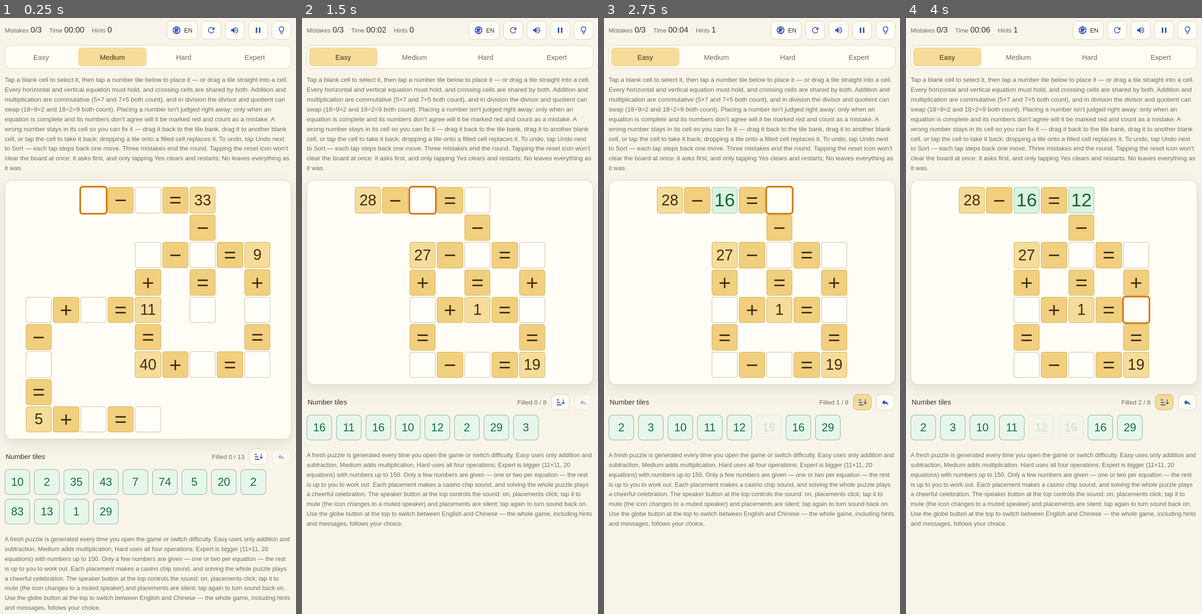
Above: before the commit, frames 1-4 (left to right).
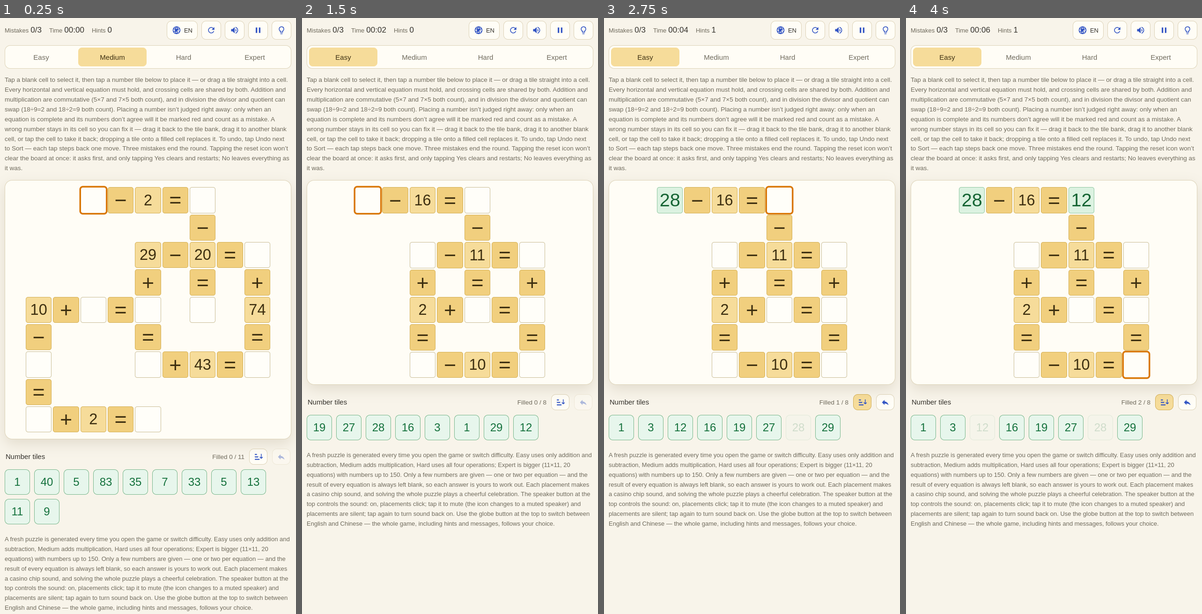
Above: after the commit, the same moments.

Repository: JeffXiao/number-board-game
Game: browser game, page index.html
Same seed, same stepped clock (60 frames per second), same inputs: the game is played once before the commit and once after it.
Inputs (mouse positions are in pixels of both pictures, inside the frame that each line leads up to):
- Up to frame 1 (0.25 s): no input
- Up to frame 2 (1.5 s): click "Easy" at 0.27 s; click (450, 304) at 1.07 s; click "Empty cell" at 1.27 s
- Up to frame 3 (2.75 s): click (695, 262) at 1.67 s; click "Hint: fill in one correct num…" at 1.87 s; press the mouse at (808, 250) at 2.27 s; release the mouse at (752, 244) at 2.4 s; click "Sort tiles from smallest to l…" at 2.47 s
- Up to frame 4 (4 s): click (1095, 321) at 2.87 s; click "12" at 3.07 s; click (982, 333) at 3.47 s; click "Empty cell" at 3.67 s

The runs differ from the first frame. In frame 1, 6.8% of the frame differs, in the area x 1-98%, y 28-100%; in frame 2, 5.1%; in frame 3, 5.0%; in frame 4, 5.2%.

Commit message:
Hide equation results on all difficulties

Diff:
--- a/index.html
+++ b/index.html
@@ -537,9 +537,9 @@
       </div>
       <div class="bank num" id="bank" aria-label="Number tiles"></div>
 
-      <p class="foot" id="footText">A fresh puzzle is genera …(235 unchanged characters)… s are given — one or two per equation — the rest is up to you to work out. Each placement makes a cas …(402 unchanged characters)…
+      <p class="foot" id="footText">A fresh puzzle is genera …(235 unchanged characters)… s are given — one or two per equation — and the result of every equation is always left blank, so each answer is yours to work out. Each placement makes a cas …(402 unchanged characters)…
     </main>
 
-    <script src="js/game.js"></script></script>
+    <script src="js/game.js"></script>
   </body>
 </html>
--- a/js/game.js
+++ b/js/game.js
@@ -24,7 +24,7 @@
     retry: "Try again", again: "New puzzle",
     resetTitle: "Reset this round?", resetText: "Resetting clears the numbers you’ve placed, and mistakes and time start over.", yes: "Yes", no: "No",
     bankTitle: "Number tiles", boardLabel: "Math crossword board", bankLabel: "Number tiles",
-    foot: "A fresh puzzle is generated every time you open t …(210 unchanged characters)… s are given — one or two per equation — the rest is up to you to work out. Each placement makes a cas …(400 unchanged characters)…
+    foot: "A fresh puzzle is generated every time you open t …(210 unchanged characters)… s are given — one or two per equation — and the result of every equation is always left blank, so each answer is yours to work out. Each placement makes a cas …(400 unchanged characters)…
     resetLabel: "Reset this round — asks for confirmation first",
     soundOffLabel: "Turn off the placement sound", soundOnLabel: "Turn on the placement sound",
     pauseLabel: "Pause", hintLabel: "Hint: fill in one correct number", hintTitle: "Hint",
@@ -49,7 +49,7 @@
     retry: "再试一次", again: "换一题",
     resetTitle: "真的要重置吗？", resetText: "重置会清空这一局已经填好的数字，错误次数和用时也会重新开始。", yes: "是", no: "否",
     bankTitle: "数字牌", boardLabel: "数学十字谜棋盘", bankLabel: "数字牌",
-    foot: "每次打开都会生成一道全新的谜题，切换难度也会来一道新的。简单只有加减法，中等加入乘法，困难四种运算都有；专家棋盘更大（11×11、20 条算式），数字大到 150。已有数字只保留很少几个——每条算式只留一到两个，剩下的格子都要靠推算填出来。每把一个数字放进格子，都会有一下赌场下注般的筹码声；全部填对时，还会响起一段欢快的庆祝声。右上角的喇叭按钮就是这个声音的开关：开着时放数字有声音，点一下关掉（图标变成静音喇叭），放数字就没有任何声音了，再点一下重新打开。点右上角的地球按钮可以切换英文和中文，整个游戏（包括提示和消息）都会跟着切换。",
+    foot: "每次打开都会生成一道全新的谜题，切换难度也会来一道新的。简单只有加减法，中等加入乘法，困难四种运算都有；专家棋盘更大（11×11、20 条算式），数字大到 150。已有数字只保留很少几个——每条算式只留一到两个，而且每条算式的得数一律留空，都要靠你推算填出来。每把一个数字放进格子，都会有一下赌场下注般的筹码声；全部填对时，还会响起一段欢快的庆祝声。右上角的喇叭按钮就是这个声音的开关：开着时放数字有声音，点一下关掉（图标变成静音喇叭），放数字就没有任何声音了，再点一下重新打开。点右上角的地球按钮可以切换英文和中文，整个游戏（包括提示和消息）都会跟着切换。",
     resetLabel: "重置本局，会先弹出确认",
     soundOffLabel: "关闭放入数字的声音", soundOnLabel: "打开放入数字的声音",
     pauseLabel: "暂停", hintLabel: "提示：填入一个正确数字", hintTitle: "提示",
@@ -222,26 +222,38 @@
   });
   return membership;
 }
-/* the not-yet-given cell anchoring the most still-unanchored equations */
-function pickGivenCell(keys, givens, membership, uncovered) {
-  var bestScore = -1, cands = [];
+/* the result cell of each equation — results are never given:
+   the player always has to work out and fill in the answer */
+function resultKeysOf(eqs) {
+  var out = {};
+  eqs.forEach(function (eq) { out[key(eq.pres.r, eq.pres.c)] = true; });
+  return out;
+}
+/* the not-yet-given cell anchoring the most still-unanchored
+   equations; result cells are skipped, so only operands anchor */
+function pickGivenCell(keys, givens, membership, uncovered, resKeys) {
+  var bestScore = 0, cands = [];
   keys.forEach(function (k) {
-    if (givens[k]) return;
+    if (givens[k] || resKeys[k]) return;
     var s = 0;
     membership[k].forEach(function (ei) { if (uncovered[ei]) s++; });
     if (s > bestScore) { bestScore = s; cands = [k]; }
-    else if (s === bestScore) cands.push(k);
-  });
-  return cands[Math.floor(Math.random() * cands.length)];
+    else if (s === bestScore && s > 0) cands.push(k);
+  });
+  return cands.length ? cands[Math.floor(Math.random() * cands.length)] : null;
 }
 /* greedy set cover: keep picking anchor cells until every equation
-   has at least one given (crossing cells anchor two at once) */
-function greedyGivens(eqs, membership, keys) {
+   has at least one given (crossing cells anchor two at once). An
+   equation whose three numbers are all results of other equations
+   has no operand to anchor it: it stays fully blank and is worked
+   out through the equations its numbers belong to. */
+function greedyGivens(eqs, membership, keys, resKeys) {
   var uncovered = {};
   eqs.forEach(function (eq, idx) { uncovered[idx] = true; });
   var givens = {};
   while (Object.keys(uncovered).length) {
-    var pick = pickGivenCell(keys, givens, membership, uncovered);
+    var pick = pickGivenCell(keys, givens, membership, uncovered, resKeys);
+    if (!pick) break;
     givens[pick] = true;
     membership[pick].forEach(function (ei) { delete uncovered[ei]; });
   }
@@ -252,12 +264,16 @@
   keys.forEach(function (k) { if (!givens[k]) blanks[k] = true; });
   return blanks;
 }
-/* every equation keeps >=1 given and >=1 blank (so 1-2 blanks each) */
-function givensShapeOk(eqs, blanks) {
+/* every equation keeps >=1 blank: normally 1-2 blanks with at least
+   one operand given; an equation made only of other equations'
+   results may keep all 3 blank (its result is never given either) */
+function givensShapeOk(eqs, blanks, resKeys) {
   for (var i = 0; i < eqs.length; i++) {
     var eq = eqs[i];
-    var nb = [eq.pa, eq.pb, eq.pres].filter(function (p) { return blanks[key(p.r, p.c)]; }).length;
-    if (nb < 1 || nb > 2) return false;
+    var cells = [eq.pa, eq.pb, eq.pres];
+    var nb = cells.filter(function (p) { return blanks[key(p.r, p.c)]; }).length;
+    if (nb < 1 || nb > 3) return false;
+    if (nb === 3 && !cells.every(function (p) { return resKeys[key(p.r, p.c)]; })) return false;
   }
   return true;
 }
@@ -265,12 +281,12 @@
    greedy cover many times and keep the smallest valid set found. */
 function pickBlanks(eqs, cfg) {
   var membership = buildMembership(eqs);
-  var keys = Object.keys(membership);
+  var keys = Object.keys(membership), resKeys = resultKeysOf(eqs);
   var best = null;
   for (var attempt = 0; attempt < 200; attempt++) {
-    var givens = greedyGivens(eqs, membership, keys);
+    var givens = greedyGivens(eqs, membership, keys, resKeys);
     var blanks = blanksFromGivens(keys, givens);
-    if (!givensShapeOk(eqs, blanks)) continue;
+    if (!givensShapeOk(eqs, blanks, resKeys)) continue;
     if (!best || Object.keys(givens).length < Object.keys(best.givens).length) {
       best = { givens: givens, blanks: blanks };
       if (Object.keys(givens).length <= cfg.maxGiven) break;
